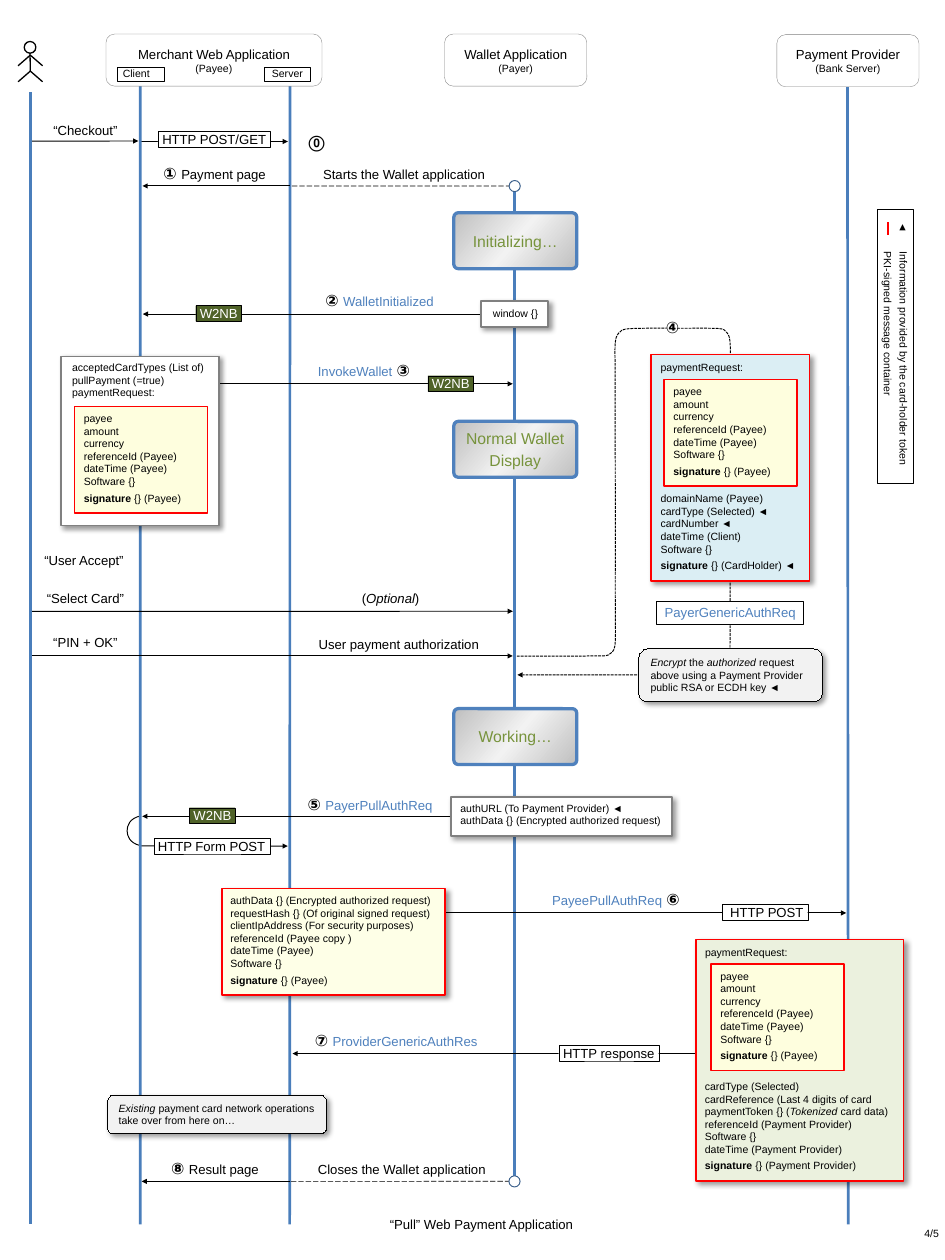
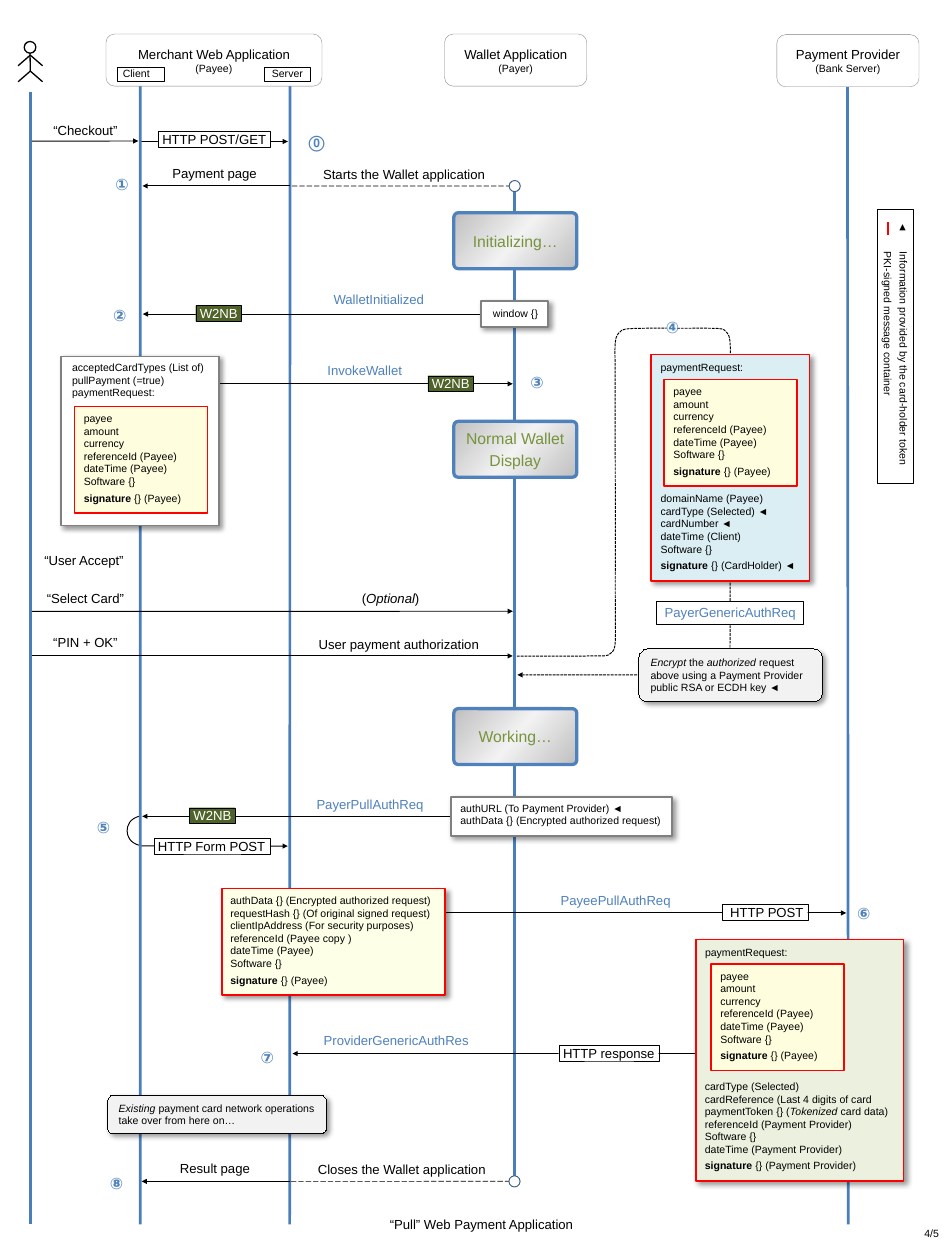
Before and after one commit to cyberphone/web2native-bridge, a slide deck: slide 4 of webpayment.resources/docs/pullmode.pptx. Drawn at 945x1260 pixels with LibreOffice and Linux fonts; fonts in the diff are those of the drawing. Boxes give left, top, right and bottom in pixels: in the first picture for what was removed or moved away, otherwise in the second. Text is boxed around its words. In the diff, an @@ line names an element or a change of style, - is before the commit and + after.

Commit message:
layout adj

```diff
--- a/webpayment.resources/docs/pullmode.pptx
+++ b/webpayment.resources/docs/pullmode.pptx
@@ text "⓪" at (x1=309, y1=136, x2=325, y2=152): text colour #000000 to #4F81BD @@
@@ text added at (x1=115, y1=179, x2=128, y2=190), 12 pt, text #4F81BD, bold @@
+①
@@ text at (x1=172, y1=169, x2=257, y2=181): text changed @@
-① Payment page
+Payment page
@@ text at (x1=334, y1=294, x2=424, y2=304): text changed @@
-② WalletInitialized
+WalletInitialized
@@ text added at (x1=113, y1=309, x2=126, y2=321), 12 pt, text #4F81BD, bold @@
+②
@@ text "④" at (x1=666, y1=321, x2=679, y2=333): text colour #000000 to #4F81BD @@
@@ text at (x1=327, y1=365, x2=401, y2=375): text changed @@
-InvokeWallet ③
+InvokeWallet
@@ text added at (x1=530, y1=377, x2=543, y2=388), 12 pt, text #4F81BD, bold @@
+③
@@ text at (x1=317, y1=799, x2=424, y2=812): text changed @@
-⑤ PayerPullAuthReq
+PayerPullAuthReq
@@ text added at (x1=97, y1=822, x2=110, y2=833), 12 pt, text #4F81BD, bold @@
+⑤
@@ text at (x1=561, y1=895, x2=671, y2=908): text changed @@
-PayeePullAuthReq ⑥
+PayeePullAuthReq
@@ text added at (x1=857, y1=908, x2=870, y2=919), 12 pt, text #4F81BD, bold @@
+⑥
@@ text at (x1=324, y1=1035, x2=469, y2=1045): text changed @@
-⑦ ProviderGenericAuthRes
+ProviderGenericAuthRes
@@ text added at (x1=261, y1=1052, x2=274, y2=1063), 12 pt, text #4F81BD, bold @@
+⑦
@@ text at (x1=180, y1=1163, x2=250, y2=1176): text changed @@
-⑧ Result page
+Result page
@@ text added at (x1=110, y1=1178, x2=123, y2=1189), 12 pt, text #4F81BD, bold @@
+⑧
```
